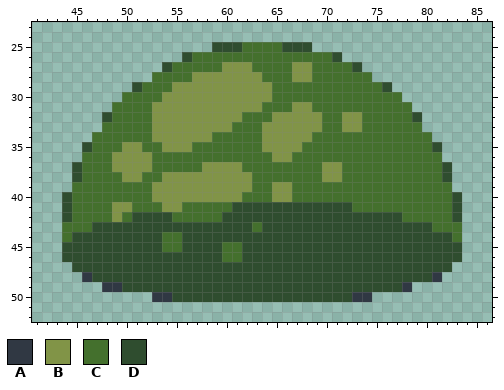
Sprite sheet -- Assets/Graphics/Characters/Slime Big/slime big stay.png. The first picture shows the starting point.
The file is 128x64 pixels. Shown: x 41..86, y 23..52.
Palette (. is transparent): A #303843  B #819447  C #44702d  D #2f4d2f
Pixels before, first column x 44:
25 ...............DDDCCCCDDD...............
26 ............DCCCCCCCCCCCCCCD............
27 ..........DCCCCCBBBCCCCBBCCCCD..........
28 .........CCCCBBBBBBBCCCBBCCCCCC.........
29 .......DCCCBBBBBBBBBBCCCCCCCCCCCD.......
30 ......CCCCBBBBBBBBBBBCCCCCCCCCCCCC......
31 .....CCCCBBBBBBBBBBBCCCBBCCCCCCCCCC.....
32 ....DCCCCBBBBBBBBBCCCBBBBBCCBBCCCCCD....
33 ....CCCCCBBBBBBBBCCCBBBBBBCCBBCCCCCC....
34 ...CCCCCCBBBBBBCCCCCBBBBBCCCCCCCCCCCC...
35 ..DCCCBBCCBBBCCCCCCCBBBBCCCCCCCCCCCCCD..
36 ..CCCBBBBCCCCCCCCCCCCBBCCCCCCCCCCCCCCC..
37 .DCCCBBBBCCCCCBBBBCCCCCCCCBBCCCCCCCCCCD.
38 .DCCCCBBCCBBBBBBBBBCCCCCCCBBCCCCCCCCCCD.
39 .CCCCCCCCBBBBBBBBBBCCBBCCCCCCCCCCCCCCCC.
40 DCCCCCCCCBBBBBBBBBCCCBBCCCCCCCCCCCCCCCCD
41 DCCCCBBCCCBBCCCCCDDDDDDDDDDDDCCCCCCCCCCD
42 DCCCCBCDDDDCCCCCDDDDDDDDDDDDDDDDDDCCCCCD
43 CCCDDDDDDDDDDDDDDDDCDDDDDDDDDDDDDDDDDCCC
44 CDDDDDDDDDCCDDDDDDDDDDDDDDDDDDDDDDDDDDDC
45 DDDDDDDDDDCCDDDDCCDDDDDDDDDDDDDDDDDDDDDD
46 DDDDDDDDDDDDDDDDCCDDDDDDDDDDDDDDDDDDDDDD
47 .DDDDDDDDDDDDDDDDDDDDDDDDDDDDDDDDDDDDDD.
48 ..ADDDDDDDDDDDDDDDDDDDDDDDDDDDDDDDDDDA..
49 ....AADDDDDDDDDDDDDDDDDDDDDDDDDDDDA.....
50 .........AADDDDDDDDDDDDDDDDDDAA.........
Once edited:
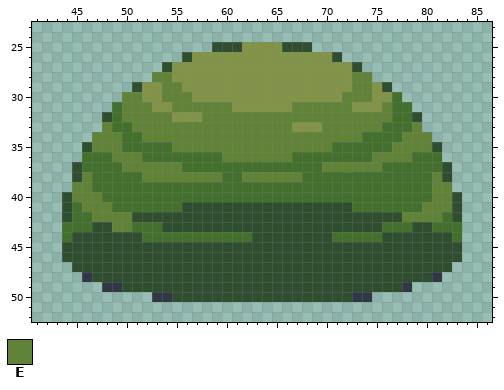
Colours new in this view: E #618338
From the commit log: slimes sprites and animations updated
The exact change:
Colour C becomes colour B in row 25 at x 62 to 65; in row 26 at x 57 to 70; in row 27 at x 55 to 59, 63 to 66 and 69 to 72; in row 28 at x 55 to 56, 64 to 66 and 69 to 72; in row 29 at x 52 to 53, 65 to 72 and 75; in row 30 at x 52 to 53, 65 to 71 and 75 to 76.
Colour C becomes colour B in row 31 at x 64 to 66 and 73 to 75.
Colour B becomes colour C in row 35 at x 50 to 51 and 54; in row 36 at x 52; in row 37 at x 49 and 58 to 61; in row 38 at x 50 to 51, 60 to 61 and 70 to 71; in row 39 at x 53 to 62 and 65 to 66; in row 40 at x 53 to 61 and 65 to 66.
Colour B becomes colour C in row 41 at x 49 to 50 and 54 to 55.
Colour D becomes colour C in row 43 at x 51 to 53 and 76 to 78; in row 44 at x 52 to 53, 56 to 62 and 71 to 75.
Colour C becomes colour D in row 41 at x 56 to 60; in row 42 at x 55 to 59; in row 43 at x 63; in row 45 at x 54 to 55 and 60 to 61; in row 46 at x 60 to 61.
Colour B becomes colour E in row 29 at x 55; in row 30 at x 54 to 56; in row 31 at x 55 to 60 and 67 to 68; in row 32 at x 53 to 54, 58 to 61, 65 to 69 and 72 to 73; in row 33 at x 53 to 60, 64 to 66 and 72 to 73; in row 34 at x 53 to 58 and 64 to 68.
Colour B becomes colour E in row 35 at x 55 to 56 and 64 to 67; in row 36 at x 49 to 51 and 65 to 66; in row 37 at x 50 to 52 and 70 to 71; in row 38 at x 54 to 59 and 62; in row 42 at x 49.
Colour C becomes colour E in row 28 at x 53 to 54 and 73 to 74; in row 29 at x 54 and 73 to 74; in row 30 at x 50 to 51 and 72 to 74; in row 31 at x 50 to 52, 69 to 72 and 76; in row 32 at x 50 to 52, 62 to 64, 70 to 71 and 74 to 76; in row 33 at x 48, 51 to 52, 61 to 63, 70 to 71, 74 to 75 and 79.
Colour C becomes colour E in row 34 at x 47 to 49, 52, 59 to 63, 69 to 73 and 78 to 80; in row 35 at x 47 to 49, 57 to 63, 68 to 70 and 77 to 80; in row 36 at x 60 to 64 and 75 to 78; in row 37 at x 53 to 55 and 72 to 75; in row 38 at x 46, 52 to 53, 63 to 67 and 81; in row 39 at x 45 to 46 and 81 to 82.
Colour C becomes colour E in row 40 at x 45 to 47 and 81 to 82; in row 41 at x 46 to 48 and 80 to 82; in row 42 at x 47 to 48, 50 and 78 to 81.
Colour D becomes colour E in row 43 at x 49 to 50.
Pixel boxes of the changes (left, top, right, bottom) in both pictures:
changed: (72, 42, 452, 262)
